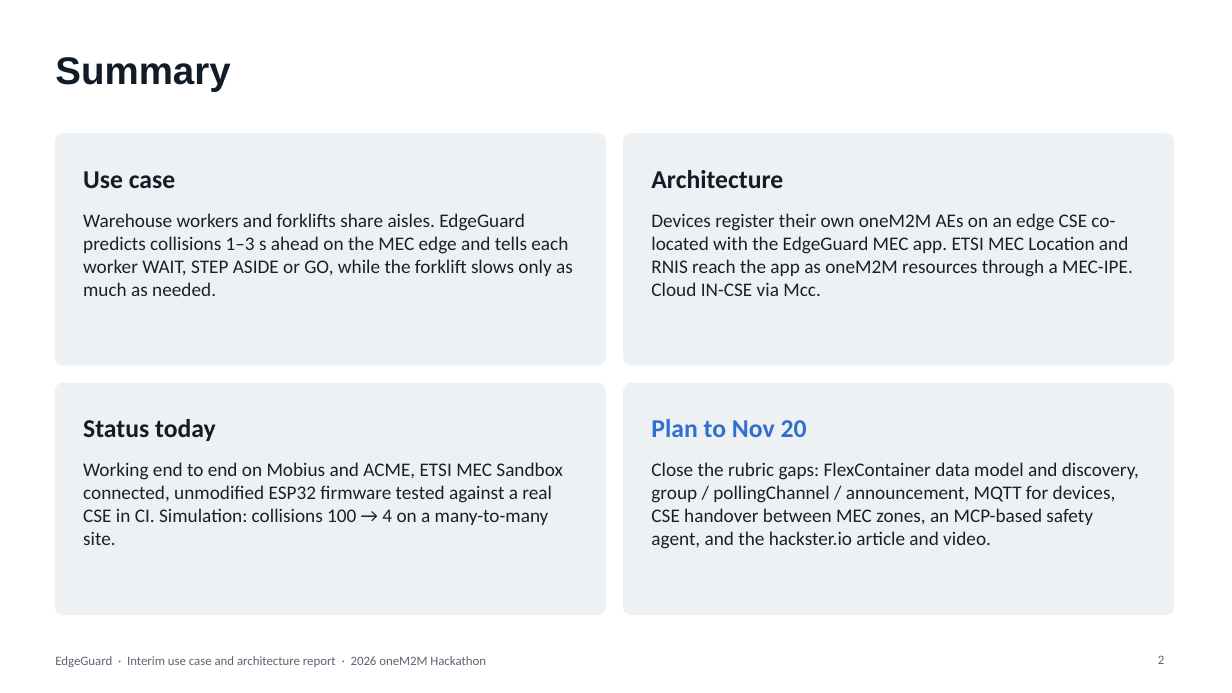
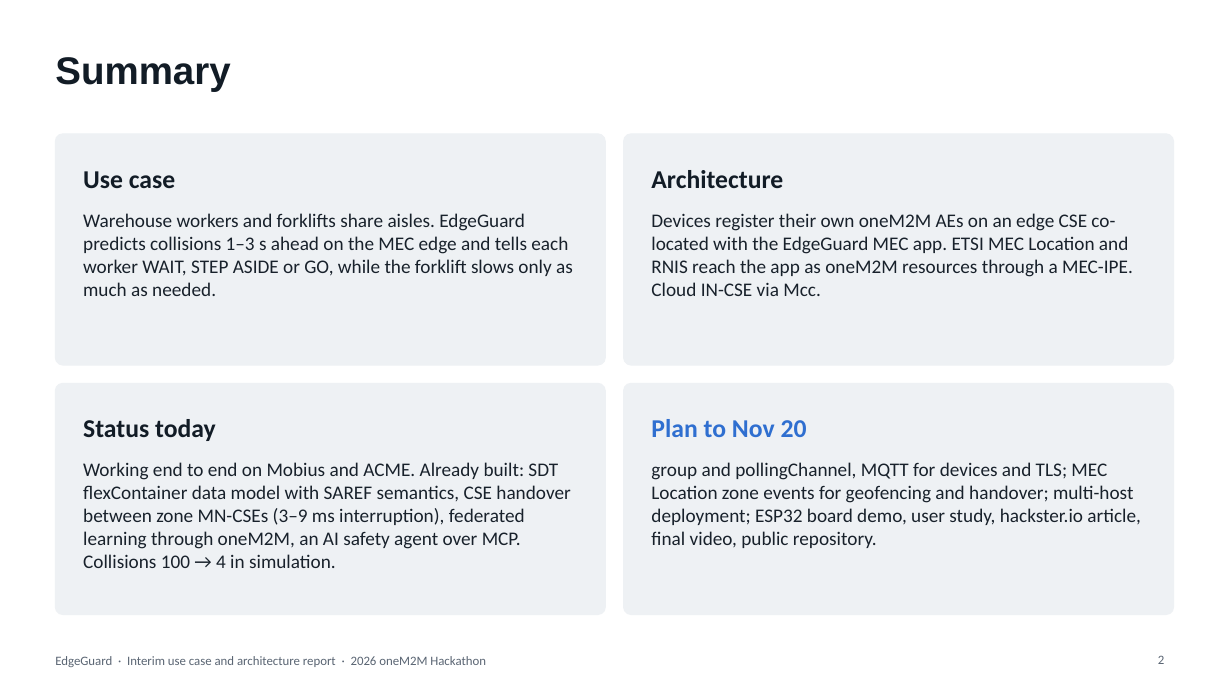
Before and after one commit to ljw22112/Edgeguard, a slide deck: slide 2 of docs/submissions/EdgeGuard_Interim_Report.pptx. Drawn at 1232x693 pixels with LibreOffice and Linux fonts; fonts in the diff are those of the drawing. Boxes give left, top, right and bottom in pixels: in the first picture for what was removed or moved away, otherwise in the second. Text is boxed around its words. In the diff, an @@ line names an element or a change of style, - is before the commit and + after.

```diff
--- a/docs/submissions/EdgeGuard_Interim_Report.pptx
+++ b/docs/submissions/EdgeGuard_Interim_Report.pptx
@@ text at (x1=83, y1=462, x2=570, y2=568): text changed @@
-Working end to end on Mobius and ACME, ETSI MEC Sandbox connected, unmodified ESP32 firmware tested against a real CSE in CI. Simulation: collisions 100 → 4 on a many-to-many site.
+Working end to end on Mobius and ACME. Already built: SDT flexContainer data model with SAREF semantics, CSE handover between zone MN-CSEs (3–9 ms interruption), federated learning through oneM2M, an AI safety agent over MCP. Collisions 100 → 4 in simulation.
@@ text at (x1=651, y1=462, x2=1141, y2=548): text changed @@
-Close the rubric gaps: FlexContainer data model and discovery, group / pollingChannel / announcement, MQTT for devices, CSE handover between MEC zones, an MCP-based safety agent, and the hackster.io article and video.
+group and pollingChannel, MQTT for devices and TLS; MEC Location zone events for geofencing and handover; multi-host deployment; ESP32 board demo, user study, hackster.io article, final video, public repository.
```
Also in this commit, not shown: 6 other slides changed, 2 slides added, 1 other file.
